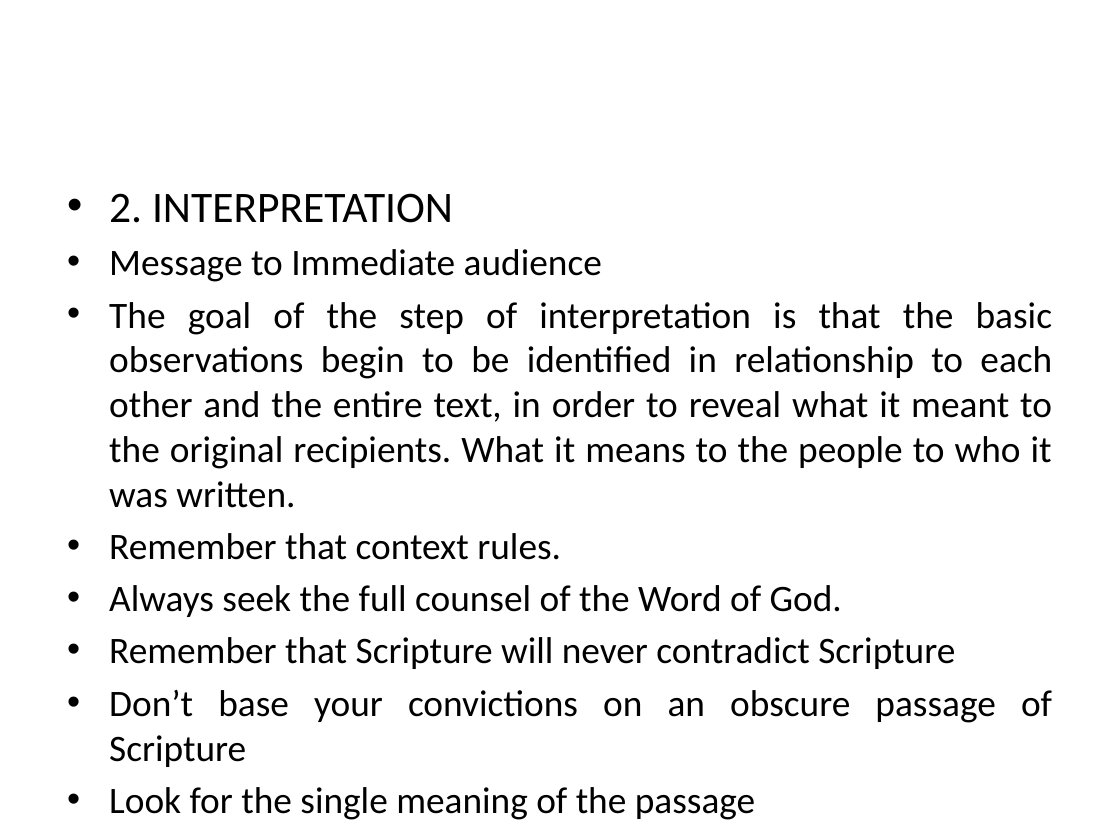
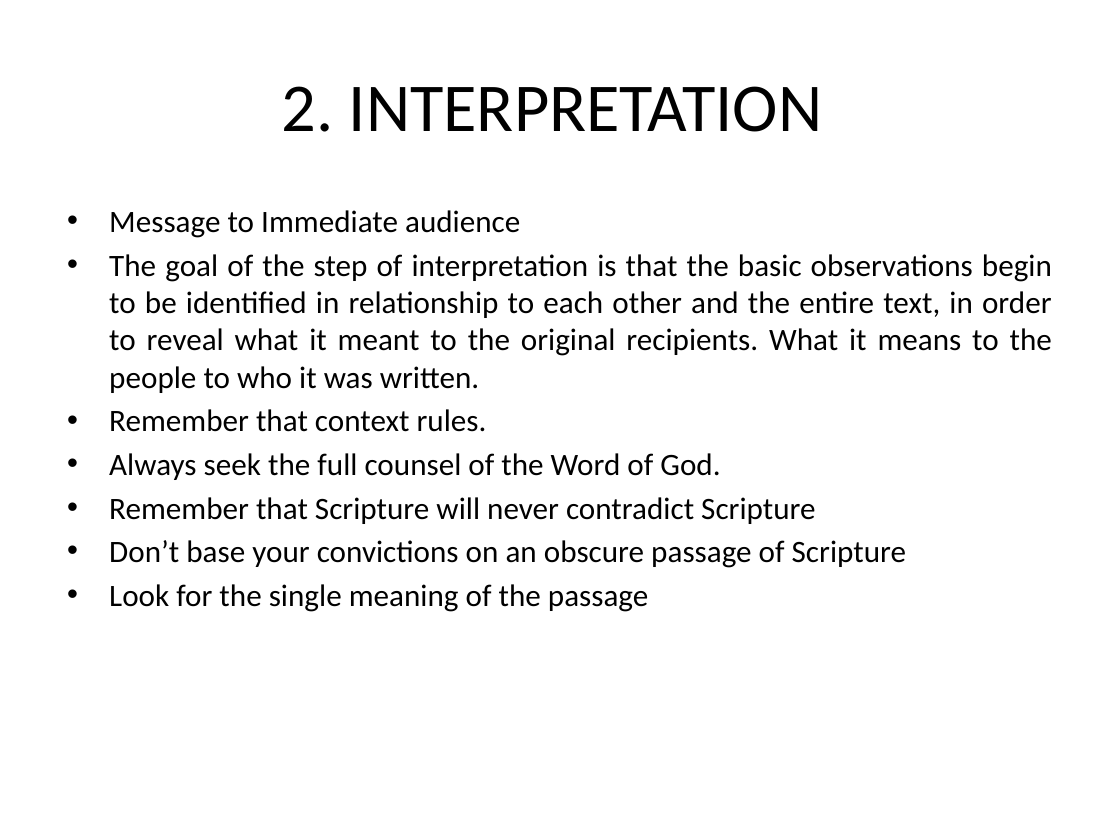
Before and after one commit to mutanganajoseph/Documents, a slide deck: slide 113 of auca/sem-1/intro-to-bible-study/1 intro to Bible study Notes.pptx. Drawn at 1120x840 pixels with LibreOffice and Linux fonts; fonts in the diff are those of the drawing. Boxes give left, top, right and bottom in pixels: in the first picture for what was removed or moved away, otherwise in the second. Text is boxed around its words. In the diff, an @@ line names an element or a change of style, - is before the commit and + after.

```diff
--- a/auca/sem-1/intro-to-bible-study/1 intro to Bible study Notes.pptx
+++ b/auca/sem-1/intro-to-bible-study/1 intro to Bible study Notes.pptx
@@ title added at [281,86,822,132], 44 pt, text #000000 @@
+2. INTERPRETATION
@@ text "Message to Immediate audience": place and size @@
-text "Message to Immediate audience" at [109,193,1052,767]
+text "Message to Immediate audience" at [109,210,1052,612]
@@ text "Message to Immediate audience" at [109,210,1052,612]: size 24 to 20 pt @@
@@ text at [109,193,453,223]: paragraph removed @@
-• 2. INTERPRETATION
```
Also in this commit, not shown: 3 other slides changed, 6 other files.
